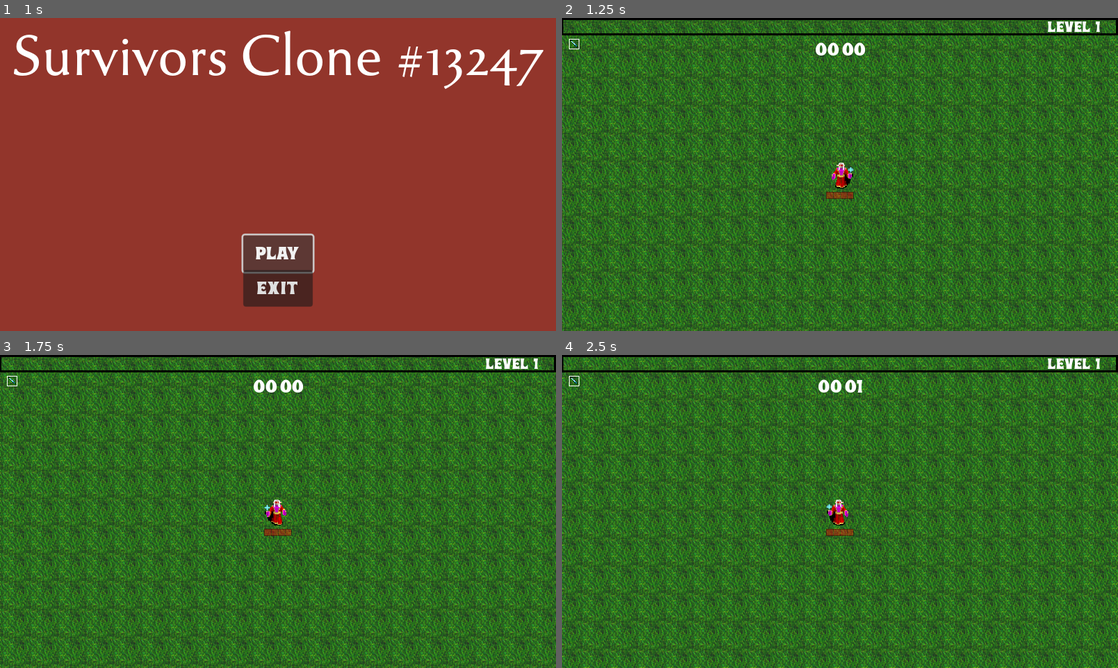
Above: before the commit, frames 1-4 (two rows, left to right).
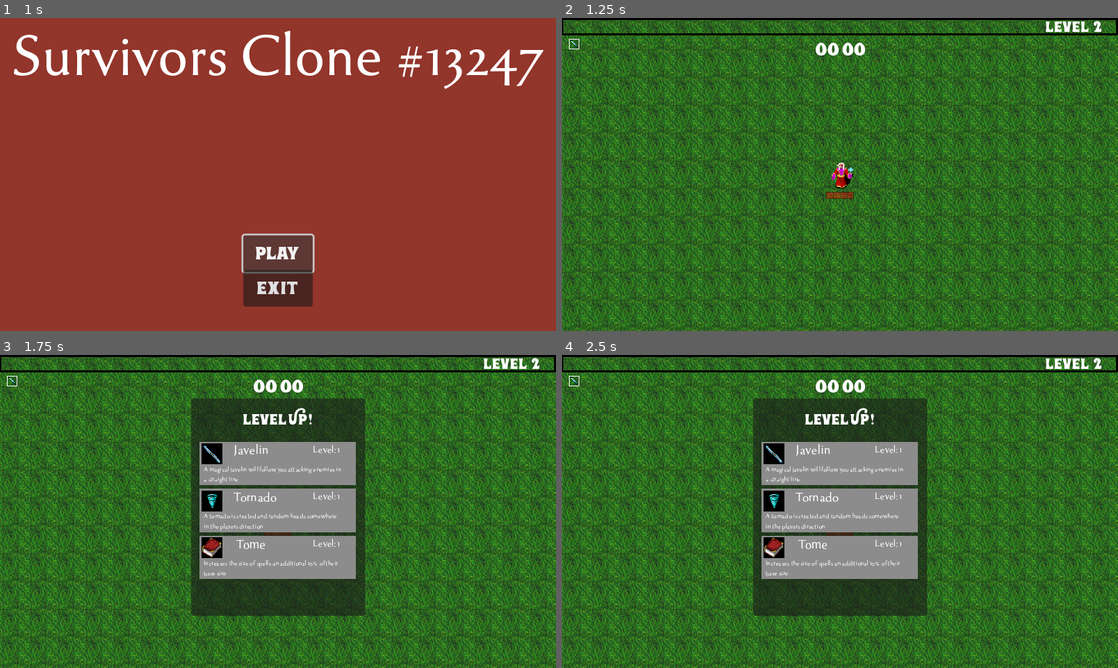
Above: after the commit, the same moments.

Repository: DiogoSabec/Rythm-Judgment
Game: Godot game, scene res://TitleScreen/menu.tscn
The game is run twice, just before and just after one commit, with the same random seed, the same clock (stepped at 60 frames per second) and the same inputs. Sound files missing from this copy of the repository are replaced by a short silence.
Inputs (mouse positions are in pixels of both pictures, inside the frame that each line leads up to):
- Up to frame 1 (1 s): click "Play" at 0.5 s
- Up to frame 2 (1.25 s): no input
- Up to frame 3 (1.75 s): move the mouse to (400, 495) at 1.27 s; hold D (right) from 1.28 s (still down); click (400, 495) at 1.35 s
- Up to frame 4 (2.5 s): move the mouse to (728, 527) at 2.02 s; release D (right) at 2.03 s; hold S (down) from 2.03 s (still down); click (728, 527) at 2.1 s

Frame 1 is identical in both runs. In frame 2, 0.2% of the frame differs, in the area x 87-97%, y 0-5%; in frame 3, 57%, in the area x 0-100%, y 0-100%; in frame 4, 56%.

Commit message:
Modificações gerais
colocando botao de kitar
aumentando velocidade do boneco
colocando pra bater no mais perto
tirando colisão do magnus no nosso game

Diff:
--- a/SurvivorsClone_Complete-main/Objects/experience_gem.gd
+++ b/SurvivorsClone_Complete-main/Objects/experience_gem.gd
@@ -2,36 +2,31 @@
 
 @export var experience = 1
 
-var spr_green = preload("res://Textures/Items/Gems/Gem_green.png")
-var spr_blue= preload("res://Textures/Items/Gems/Gem_blue.png")
-var spr_red = preload("res://Textures/Items/Gems/Gem_red.png")
-
 var target = null
 var speed = -1
 
-@onready var sprite = $Sprite2D
+@onready var sprite = $AnimatedSprite2D
 @onready var collision = $CollisionShape2D
 @onready var sound = $snd_collected
 
 func _ready():
 	if experience < 5:
-		return
+		sprite.animation = "green"
 	elif experience < 25:
-		sprite.texture = spr_blue
+		sprite.animation = "blue"
 	else:
-		sprite.texture = spr_red
+		sprite.animation = "red"
 
 func _physics_process(delta):
 	if target != null:
 		global_position = global_position.move_toward(target.global_position, speed)
-		speed += 2*delta
+		speed += 2 * delta
 
 func collect():
 	sound.play()
-	collision.call_deferred("set","disabled",true)
+	collision.call_deferred("set", "disabled", true)
 	sprite.visible = false
 	return experience
 
-
 func _on_snd_collected_finished():
 	queue_free()
--- a/SurvivorsClone_Complete-main/Objects/experience_gem.tscn
+++ b/SurvivorsClone_Complete-main/Objects/experience_gem.tscn
@@ -1,8 +1,10 @@
-[gd_scene load_steps=14 format=3 uid="uid://d20r3gqas2kms"]
+[gd_scene load_steps=32 format=3 uid="uid://d20r3gqas2kms"]
 
 [ext_resource type="Script" path="res://Objects/experience_gem.gd" id="1_k4pfj"]
 [ext_resource type="Texture2D" uid="uid://cyuspy4vf0xgj" path="res://Textures/Gems/crystal-qubodup-ccby3/crystal-qubodup-ccby3-16-blue.png" id="2_bwhp2"]
 [ext_resource type="AudioStream" uid="uid://bnm8cttqwefdx" path="res://Audio/SoundEffect/collectgem.mp3" id="3_g1t57"]
+[ext_resource type="Texture2D" uid="uid://dckjujf6eu37m" path="res://Textures/Gems/crystal-qubodup-ccby3/crystal-qubodup-ccby3-16-green.png" id="3_ujtsl"]
+[ext_resource type="Texture2D" uid="uid://blb74idlant7i" path="res://Textures/Gems/crystal-qubodup-ccby3/crystal-qubodup-ccby3-32-orange.png" id="4_qhf3n"]
 
 [sub_resource type="AtlasTexture" id="AtlasTexture_wocsh"]
 atlas = ExtResource("2_bwhp2")
@@ -35,6 +37,70 @@
 [sub_resource type="AtlasTexture" id="AtlasTexture_aas2x"]
 atlas = ExtResource("2_bwhp2")
 region = Rect2(112, 0, 16, 16)
+
+[sub_resource type="AtlasTexture" id="AtlasTexture_mawjq"]
+atlas = ExtResource("3_ujtsl")
+region = Rect2(0, 0, 16, 16)
+
+[sub_resource type="AtlasTexture" id="AtlasTexture_5vc6j"]
+atlas = ExtResource("3_ujtsl")
+region = Rect2(16, 0, 16, 16)
+
+[sub_resource type="AtlasTexture" id="AtlasTexture_foiet"]
+atlas = ExtResource("3_ujtsl")
+region = Rect2(32, 0, 16, 16)
+
+[sub_resource type="AtlasTexture" id="AtlasTexture_s0dj7"]
+atlas = ExtResource("3_ujtsl")
+region = Rect2(48, 0, 16, 16)
+
+[sub_resource type="AtlasTexture" id="AtlasTexture_mptbx"]
+atlas = ExtResource("3_ujtsl")
+region = Rect2(64, 0, 16, 16)
+
+[sub_resource type="AtlasTexture" id="AtlasTexture_hr6gb"]
+atlas = ExtResource("3_ujtsl")
+region = Rect2(80, 0, 16, 16)
+
+[sub_resource type="AtlasTexture" id="AtlasTexture_ftlim"]
+atlas = ExtResource("3_ujtsl")
+region = Rect2(96, 0, 16, 16)
+
+[sub_resource type="AtlasTexture" id="AtlasTexture_04rgh"]
+atlas = ExtResource("3_ujtsl")
+region = Rect2(112, 0, 16, 16)
+
+[sub_resource type="AtlasTexture" id="AtlasTexture_l3kkh"]
+atlas = ExtResource("4_qhf3n")
+region = Rect2(0, 0, 32, 32)
+
+[sub_resource type="AtlasTexture" id="AtlasTexture_qk4ns"]
+atlas = ExtResource("4_qhf3n")
+region = Rect2(32, 0, 32, 32)
+
+[sub_resource type="AtlasTexture" id="AtlasTexture_kdgfv"]
+atlas = ExtResource("4_qhf3n")
+region = Rect2(64, 0, 32, 32)
+
+[sub_resource type="AtlasTexture" id="AtlasTexture_jb5bo"]
+atlas = ExtResource("4_qhf3n")
+region = Rect2(96, 0, 32, 32)
+
+[sub_resource type="AtlasTexture" id="AtlasTexture_ug2oj"]
+atlas = ExtResource("4_qhf3n")
+region = Rect2(128, 0, 32, 32)
+
+[sub_resource type="AtlasTexture" id="AtlasTexture_ed25b"]
+atlas = ExtResource("4_qhf3n")
+region = Rect2(160, 0, 32, 32)
+
+[sub_resource type="AtlasTexture" id="AtlasTexture_c1cxe"]
+atlas = ExtResource("4_qhf3n")
+region = Rect2(192, 0, 32, 32)
+
+[sub_resource type="AtlasTexture" id="AtlasTexture_qmgrx"]
+atlas = ExtResource("4_qhf3n")
+region = Rect2(224, 0, 32, 32)
 
 [sub_resource type="SpriteFrames" id="SpriteFrames_hy4xj"]
 animations = [{
@@ -64,7 +130,65 @@
 "texture": SubResource("AtlasTexture_aas2x")
 }],
 "loop": true,
-"name": &"default",
+"name": &"blue",
+"speed": 5.0
+}, {
+"frames": [{
+"duration": 1.0,
+"texture": SubResource("AtlasTexture_mawjq")
+}, {
+"duration": 1.0,
+"texture": SubResource("AtlasTexture_5vc6j")
+}, {
+"duration": 1.0,
+"texture": SubResource("AtlasTexture_foiet")
+}, {
+"duration": 1.0,
+"texture": SubResource("AtlasTexture_s0dj7")
+}, {
+"duration": 1.0,
+"texture": SubResource("AtlasTexture_mptbx")
+}, {
+"duration": 1.0,
+"texture": SubResource("AtlasTexture_hr6gb")
+}, {
+"duration": 1.0,
+"texture": SubResource("AtlasTexture_ftlim")
+}, {
+"duration": 1.0,
+"texture": SubResource("AtlasTexture_04rgh")
+}],
+"loop": true,
+"name": &"green",
+"speed": 5.0
+}, {
+"frames": [{
+"duration": 1.0,
+"texture": SubResource("AtlasTexture_l3kkh")
+}, {
+"duration": 1.0,
+"texture": SubResource("AtlasTexture_qk4ns")
+}, {
+"duration": 1.0,
+"texture": SubResource("AtlasTexture_kdgfv")
+}, {
+"duration": 1.0,
+"texture": SubResource("AtlasTexture_jb5bo")
+}, {
+"duration": 1.0,
+"texture": SubResource("AtlasTexture_ug2oj")
+}, {
+"duration": 1.0,
+"texture": SubResource("AtlasTexture_ed25b")
+}, {
+"duration": 1.0,
+"texture": SubResource("AtlasTexture_c1cxe")
+}, {
+"duration": 1.0,
+"texture": SubResource("AtlasTexture_qmgrx")
+}],
+"loop": true,
+"name": &"red",
 "speed": 5.0
 }]
 
@@ -77,10 +201,10 @@
 collision_mask = 0
 script = ExtResource("1_k4pfj")
 
-[node name="Sprite2D" type="AnimatedSprite2D" parent="."]
+[node name="AnimatedSprite2D" type="AnimatedSprite2D" parent="."]
 sprite_frames = SubResource("SpriteFrames_hy4xj")
-autoplay = "default"
-frame_progress = 0.877425
+animation = &"red"
+autoplay = "blue"
 
 [node name="CollisionShape2D" type="CollisionShape2D" parent="."]
 position = Vector2(0, -1)
--- a/SurvivorsClone_Complete-main/Player/Attack/javelin.gd
+++ b/SurvivorsClone_Complete-main/Player/Attack/javelin.gd
@@ -90,7 +90,7 @@
 	target_array.clear()
 	var counter = 0
 	while counter < paths:
-		var new_path = player.get_random_target()
+		var new_path = player.get_nearest_target()
 		target_array.append(new_path)
 		counter += 1
 	enable_attack(true)
--- /dev/null
+++ b/SurvivorsClone_Complete-main/Player/GUI/pause.gd
@@ -0,0 +1,15 @@
+extends Control
+
+var level = "res://World/world.tscn"
+@onready var pause = $"."
+
+func _on_btn_play_click_end():
+	var _level = get_tree().change_scene_to_file(level)
+
+func _on_btn_exit_click_end():
+	get_tree().quit()
+
+
+func _on_btn_return_click_end():
+	pause.visible = false
+	Engine.time_scale = 1
--- /dev/null
+++ b/SurvivorsClone_Complete-main/Player/GUI/pause.tscn
@@ -0,0 +1,53 @@
+[gd_scene load_steps=3 format=3 uid="uid://3rmf6o4v314s"]
+
+[ext_resource type="Script" path="res://Player/GUI/pause.gd" id="1_5txul"]
+[ext_resource type="PackedScene" uid="uid://b7c7gsdx2rkjm" path="res://Utility/basic_button.tscn" id="2_6drxv"]
+
+[node name="Pause" type="Control"]
+layout_mode = 3
+anchors_preset = 15
+anchor_right = 1.0
+anchor_bottom = 1.0
+offset_left = 1.0
+offset_top = -2.0
+offset_right = 1.0
+offset_bottom = -2.0
+grow_horizontal = 2
+grow_vertical = 2
+script = ExtResource("1_5txul")
+
+[node name="ColorRect" type="ColorRect" parent="."]
+layout_mode = 0
+offset_left = 247.0
+offset_top = 37.0
+offset_right = 397.0
+offset_bottom = 337.0
+color = Color(0.179319, 0.244309, 0.816825, 0.631373)
+
+[node name="btn_play" parent="." instance=ExtResource("2_6drxv")]
+layout_mode = 0
+offset_left = 265.0
+offset_top = 158.0
+offset_right = 378.0
+offset_bottom = 200.0
+text = "Novo jogo"
+
+[node name="btn_exit" parent="." instance=ExtResource("2_6drxv")]
+layout_mode = 0
+offset_left = 253.0
+offset_top = 248.0
+offset_right = 393.0
+offset_bottom = 290.0
+text = "Sair do jogo"
+
+[node name="btn_return" parent="." instance=ExtResource("2_6drxv")]
+layout_mode = 0
+offset_left = 264.0
+offset_top = 73.0
+offset_right = 377.0
+offset_bottom = 115.0
+text = "Resume"
+
+[connection signal="click_end" from="btn_play" to="." method="_on_btn_play_click_end"]
+[connection signal="click_end" from="btn_exit" to="." method="_on_btn_exit_click_end"]
+[connection signal="click_end" from="btn_return" to="." method="_on_btn_return_click_end"]
--- a/SurvivorsClone_Complete-main/Player/player.gd
+++ b/SurvivorsClone_Complete-main/Player/player.gd
@@ -1,13 +1,13 @@
 extends CharacterBody2D
 
 
-var movement_speed = 40.0
+var movement_speed = 80.0
 var hp = 80
 var maxhp = 80
 var last_movement = Vector2.UP
 var time = 0
 
-var experience = 0
+@export var experience = 0
 var experience_level = 1
 var collected_experience = 0
 
@@ -78,6 +78,8 @@
 signal playerdeath
 
 func _ready():
+
+
 	upgrade_character("icespear1")
 	attack()
 	set_expbar(experience, calculate_experiencecap())
@@ -135,7 +137,7 @@
 	if icespear_ammo > 0:
 		var icespear_attack = iceSpear.instantiate()
 		icespear_attack.position = position
-		icespear_attack.target = get_random_target()
+		icespear_attack.target = get_nearest_target()
 		icespear_attack.level = icespear_level
 		add_child(icespear_attack)
 		icespear_ammo -= 1
@@ -174,10 +176,19 @@
 	for i in get_javelins:
 		if i.has_method("update_javelin"):
 			i.update_javelin()
-
-func get_random_target():
+func get_nearest_target():
 	if enemy_close.size() > 0:
-		return enemy_close.pick_random().global_position
+		var nearest_enemy = null
+		var nearest_distance = INF
+		var player_position = global_position  # Assumindo que este script está anexado ao jogador
+
+		for enemy in enemy_close:
+			var distance = player_position.distance_to(enemy.global_position)
+			if distance < nearest_distance:
+				nearest_distance = distance
+				nearest_enemy = enemy
+
+		return nearest_enemy.global_position
 	else:
 		return Vector2.UP
 
@@ -374,3 +385,24 @@
 func _on_btn_menu_click_end():
 	get_tree().paused = false
 	var _level = get_tree().change_scene_to_file("res://TitleScreen/menu.tscn")
+
+
+
+
+#parte do menu do jogador# Parte do menu do jogador
+@onready var pause = $GUILayer/GUI/Pause
+
+func _input(event):
+	if event.is_action_pressed("ui_cancel"):
+		if not pause.is_visible():
+			_pause_game()
+		else:
+			_resume_game()
+
+func _pause_game():
+	pause.visible = true
+	Engine.time_scale = 0
+
+func _resume_game():
+	pause.visible = false
+	Engine.time_scale = 5
--- a/SurvivorsClone_Complete-main/Player/player.tscn
+++ b/SurvivorsClone_Complete-main/Player/player.tscn
@@ -13,6 +13,7 @@
 [ext_resource type="AudioStream" uid="uid://bnv76nm5171dn" path="res://Audio/SoundEffect/Victory.wav" id="10_rwm3p"]
 [ext_resource type="AudioStream" uid="uid://ca6physj6mqei" path="res://Audio/SoundEffect/Lose.ogg" id="11_28kfi"]
 [ext_resource type="PackedScene" uid="uid://b7c7gsdx2rkjm" path="res://Utility/basic_button.tscn" id="12_i8esf"]
+[ext_resource type="PackedScene" uid="uid://3rmf6o4v314s" path="res://Player/GUI/pause.tscn" id="14_erub4"]
 
 [sub_resource type="CapsuleShape2D" id="CapsuleShape2D_nffdp"]
 radius = 4.0
@@ -30,8 +31,10 @@
 [sub_resource type="CircleShape2D" id="CircleShape2D_6vwp8"]
 
 [node name="Player" type="CharacterBody2D" groups=["player"]]
+collision_mask = 0
 motion_mode = 1
 script = ExtResource("1_37q80")
+experience = 765
 
 [node name="Sprite2D" type="Sprite2D" parent="."]
 texture = ExtResource("1_jefax")
@@ -240,6 +243,10 @@
 offset_right = 208.0
 offset_bottom = 56.0
 columns = 10
+
+[node name="Pause" parent="GUILayer/GUI" instance=ExtResource("14_erub4")]
+visible = false
+layout_mode = 1
 
 [connection signal="hurt" from="HurtBox" to="." method="_on_hurt_box_hurt"]
 [connection signal="timeout" from="Attack/IceSpearTimer" to="." method="_on_ice_spear_timer_timeout"]
Not shown: 1 places in SurvivorsClone_Complete-main/Player/player.tscn that only renumber resources
